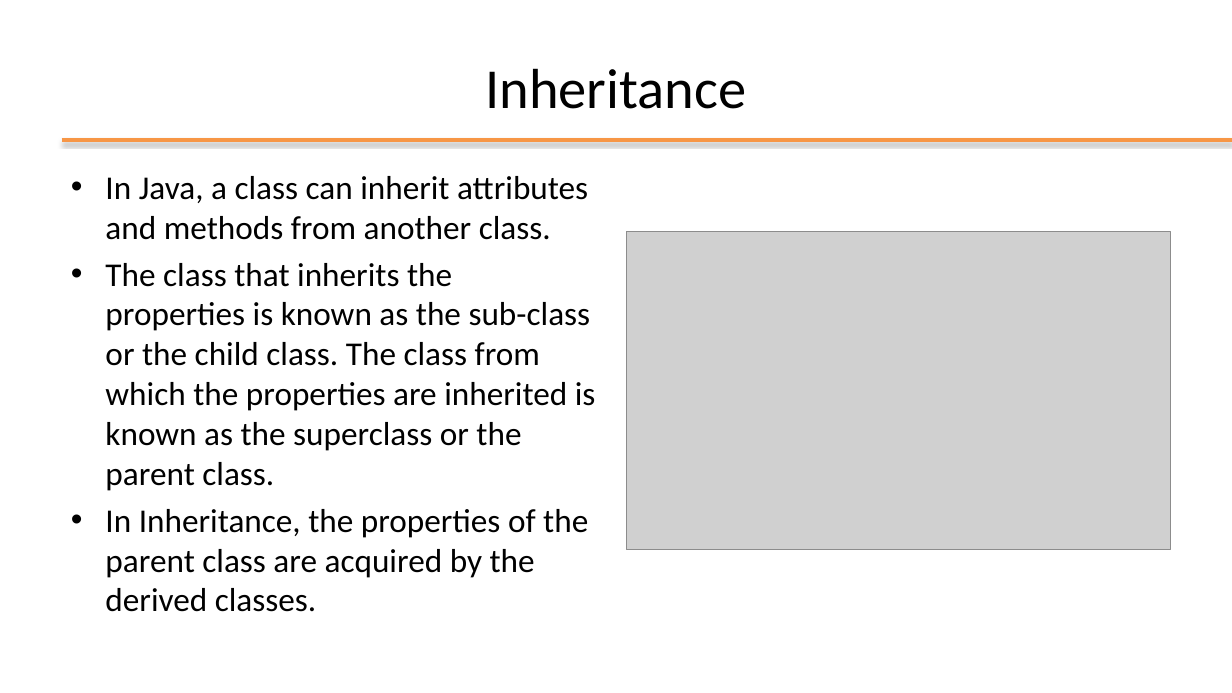
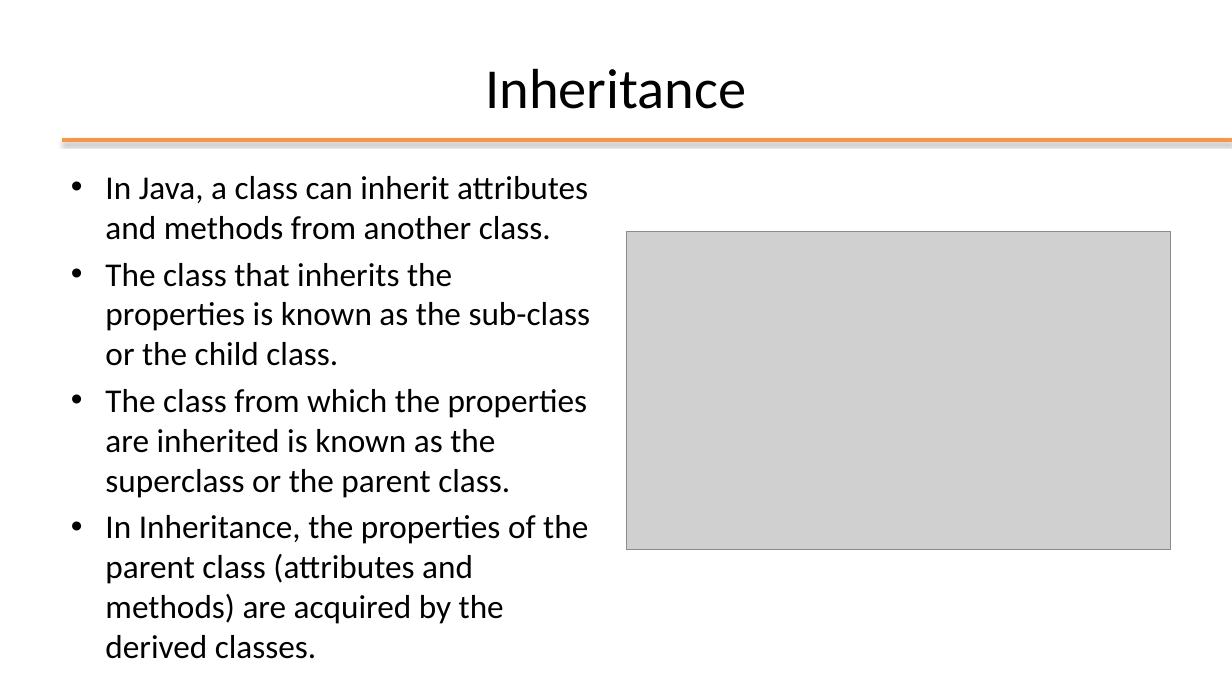
Before and after one commit to plctechnician/ooprogramming, a slide deck: slide 22 of java/slides/ppt/01 - Java From Functions to Objects.pptx. Drawn at 1232x693 pixels with LibreOffice and Linux fonts; fonts in the diff are those of the drawing; grey boxes stand for pictures; background and template pictures are left out. Boxes give left, top, right and bottom in pixels: in the first picture for what was removed or moved away, otherwise in the second. Text is boxed around its words. In the diff, an @@ line names an element or a change of style, - is before the commit and + after.

```diff
--- a/java/slides/ppt/01 - Java From Functions to Objects.pptx
+++ b/java/slides/ppt/01 - Java From Functions to Objects.pptx
@@ text at (105, 263, 591, 624): text changed @@
-• The class that inherits the properties is known as the sub-class or the child class. The class from which the properties are inherited is known as the superclass or the parent class.
-• In Inheritance, the properties of the parent class are acquired by the derived classes.
+• The class that inherits the properties is known as the sub-class or the child class.
+• The class from which the properties are inherited is known as the superclass or the parent class.
+• In Inheritance, the properties of the parent class (attributes and methods) are acquired by the derived classes.
```
Also in this commit, not shown: 5 other slides changed, 1 slide added, 2 other files.
